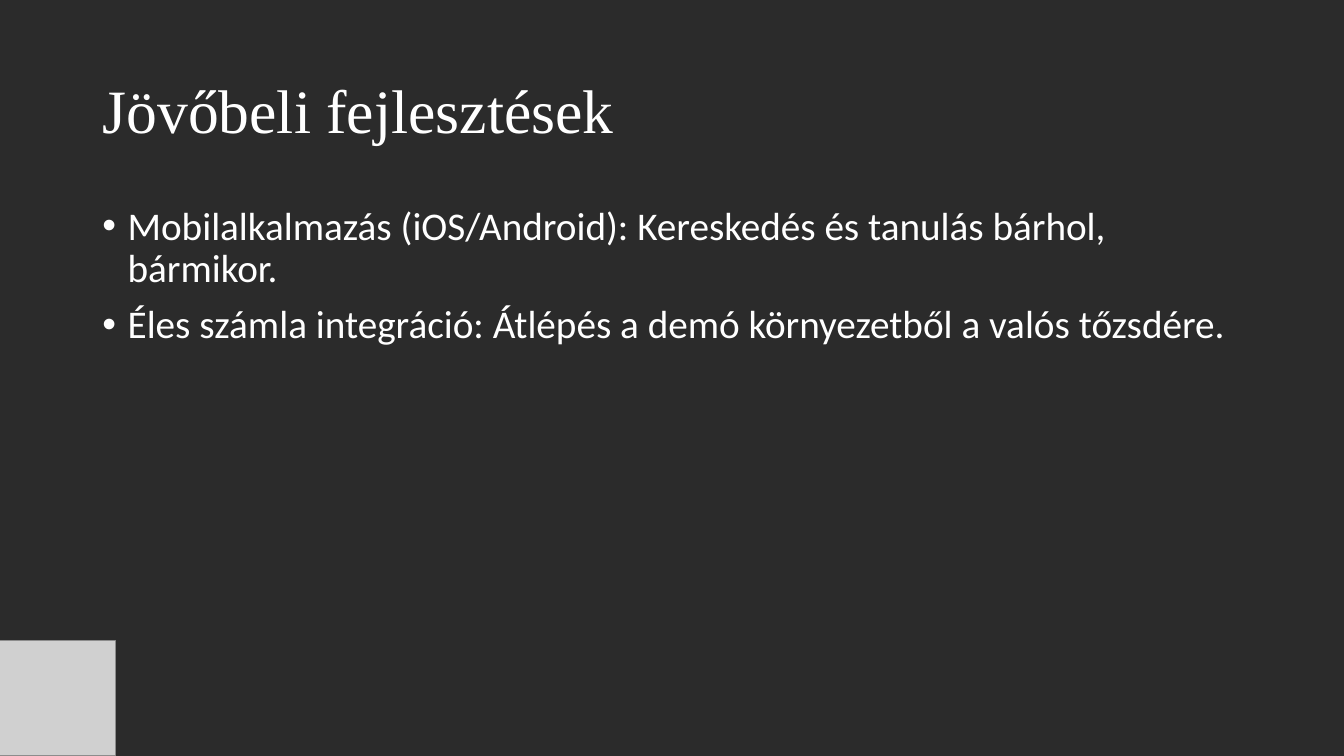
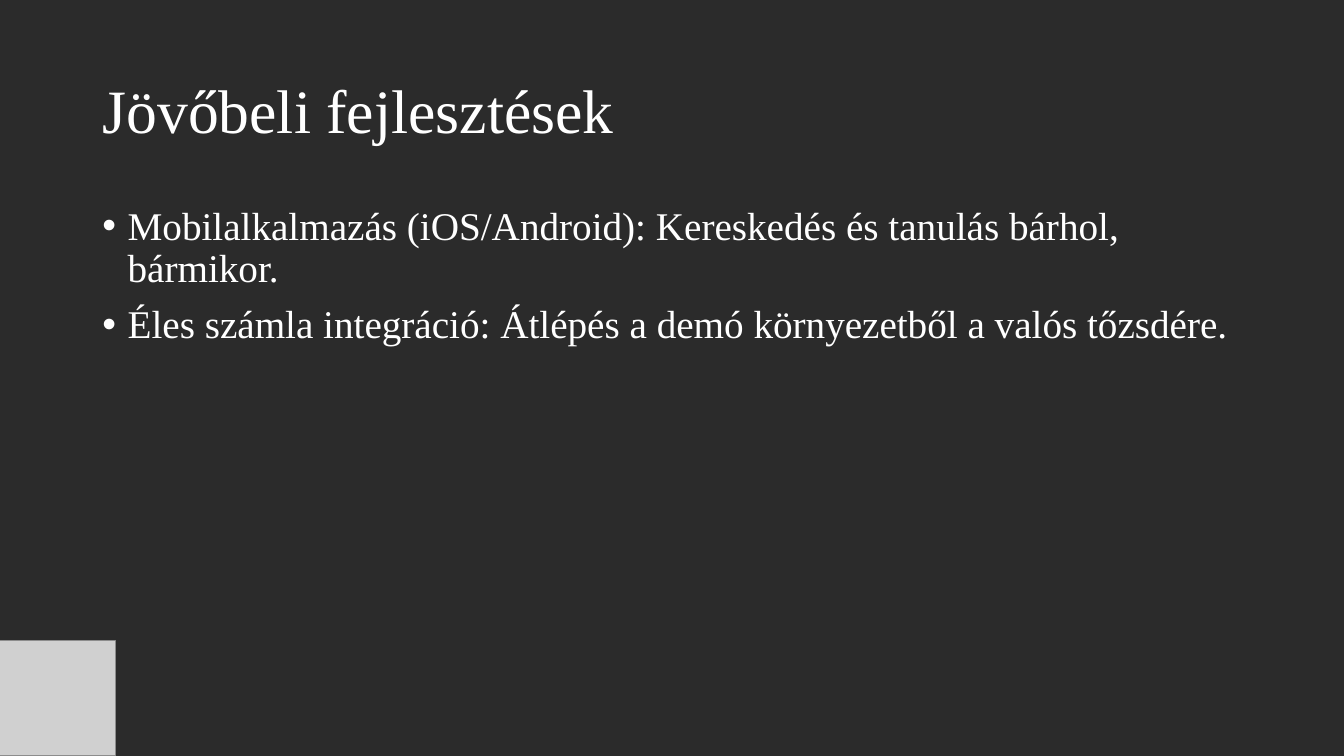
Before and after one commit to ZsigoRobert0/13_S2_3_vizsgaremek, a slide deck: slide 13 of Dokumentáció/StockMaster_Prezentacio.pptx. Drawn at 1344x756 pixels with LibreOffice and Linux fonts; fonts in the diff are those of the drawing; grey boxes stand for pictures; background and template pictures are left out; a plain dark background stands for a picture behind light text. Boxes give left, top, right and bottom in pixels: in the first picture for what was removed or moved away, otherwise in the second. Text is boxed around its words. In the diff, an @@ line names an element or a change of style, - is before the commit and + after.

```diff
--- a/Dokumentáció/StockMaster_Prezentacio.pptx
+++ b/Dokumentáció/StockMaster_Prezentacio.pptx
@@ text "Mobilalkalmazás (iOS/Android): Kereskedés és tanulás ..." at <box>128,212,1227,346</box>: font Calibri to Times New Roman @@
```
Also in this commit, not shown: 7 other slides changed, 2 slides added, 1 slide removed.
